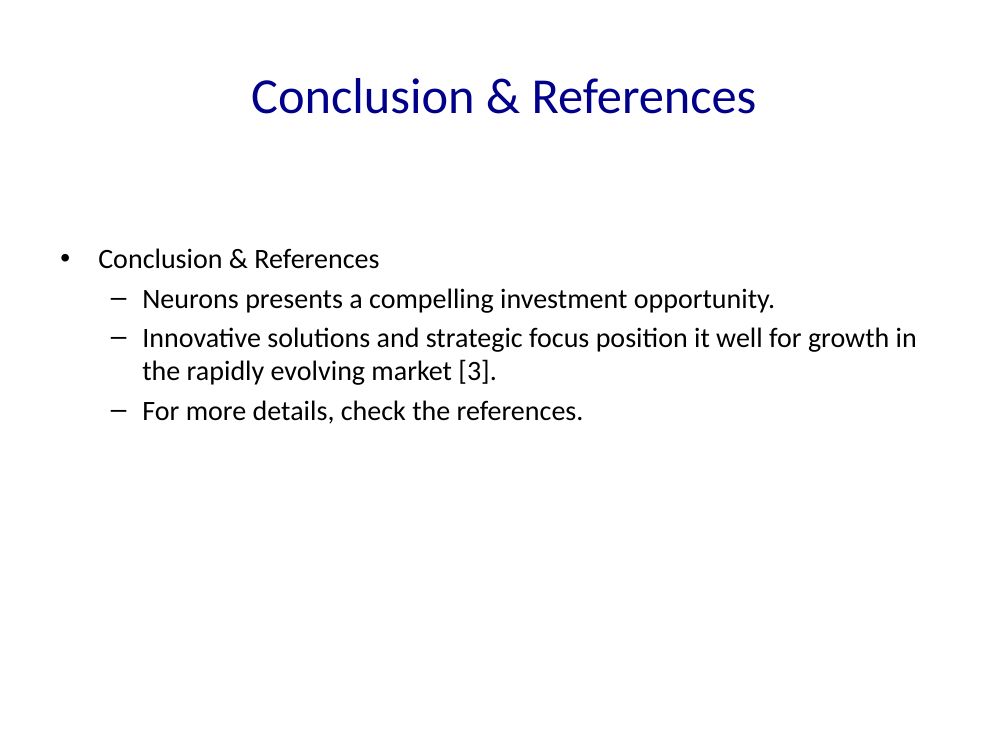
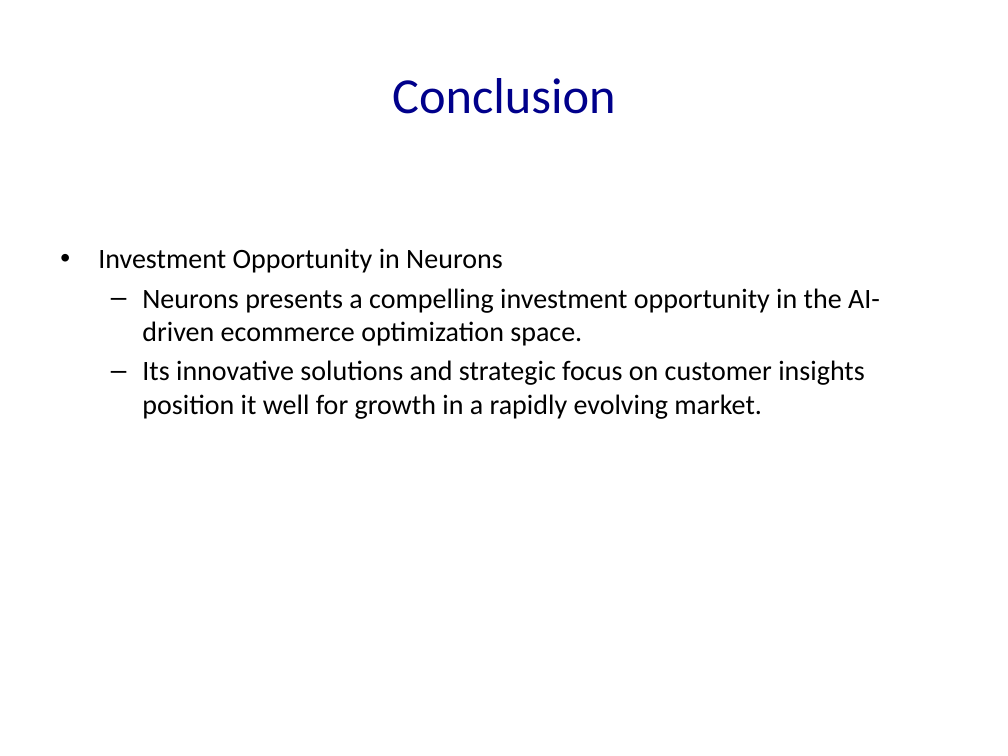
Before and after one commit to Frank-Gu-81/slides_autogeneration, a slide deck: slide 12 of Neuron_Solutions_Presentation.pptx (slide 6 before the commit). Drawn at 1008x756 pixels with LibreOffice and Linux fonts; fonts in the diff are those of the drawing. Boxes give left, top, right and bottom in pixels: in the first picture for what was removed or moved away, otherwise in the second. Text is boxed around its words. In the diff, an @@ line names an element or a change of style, - is before the commit and + after.

```diff
--- a/Neuron_Solutions_Presentation.pptx
+++ b/Neuron_Solutions_Presentation.pptx
@@ title at box(392, 78, 615, 114): text changed @@
-Conclusion & References
+Conclusion
@@ text at box(98, 248, 880, 419): text changed @@
-• Conclusion & References
-  – Neurons presents a compelling investment opportunity.
-  – Innovative solutions and strategic focus position it well for growth in the rapidly evolving market [3].
-  – For more details, check the references.
+• Investment Opportunity in Neurons
+  – Neurons presents a compelling investment opportunity in the AI-driven ecommerce optimization space.
+  – Its innovative solutions and strategic focus on customer insights position it well for growth in a rapidly evolving market.
```
Also in this commit, not shown: 8 other slides changed, 48 slides added, 8 other files.
